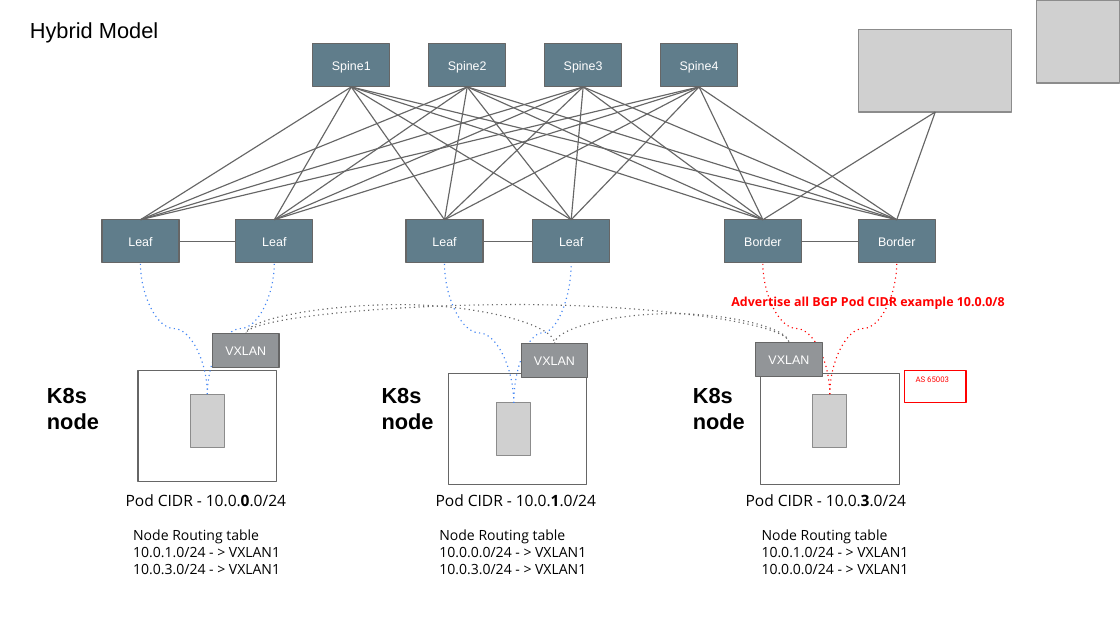
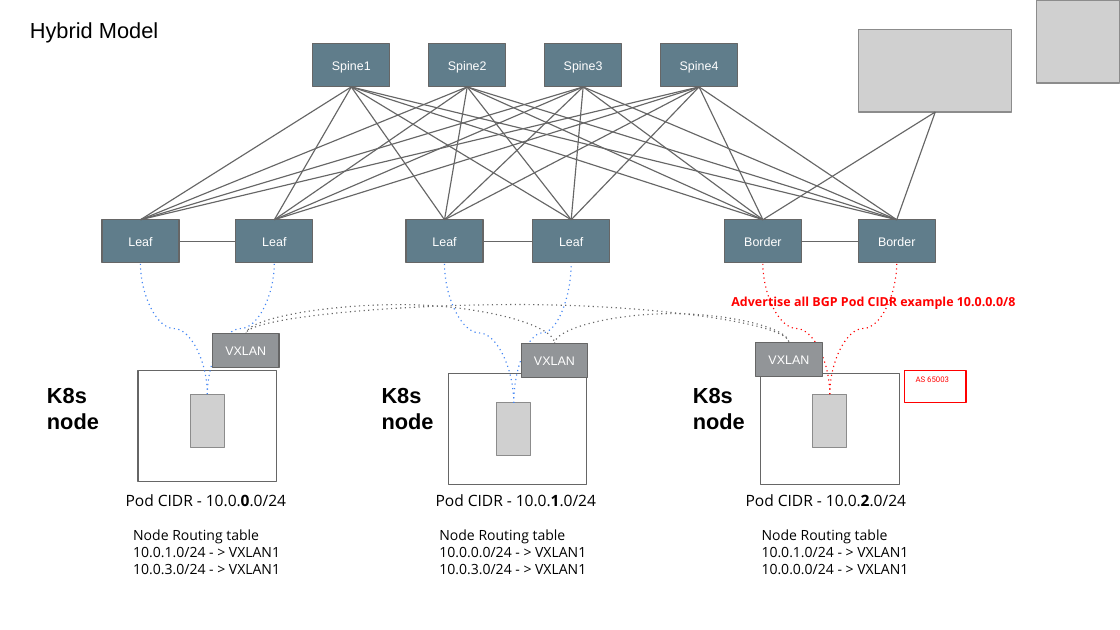
Before and after one commit to burnyd/nynog-k8s-networking-101, a slide deck: slide 14 of Nynog-K8s-networking-101.pptx. Drawn at 1120x630 pixels with LibreOffice and Linux fonts; fonts in the diff are those of the drawing; grey boxes stand for pictures. Boxes give left, top, right and bottom in pixels: in the first picture for what was removed or moved away, otherwise in the second. Text is boxed around its words. In the diff, an @@ line names an element or a change of style, - is before the commit and + after.

```diff
--- a/Nynog-K8s-networking-101.pptx
+++ b/Nynog-K8s-networking-101.pptx
@@ text at <box>731,295,1015,310</box>: text changed @@
-Advertise all BGP Pod CIDR example 10.0.0/8
+Advertise all BGP Pod CIDR example 10.0.0.0/8
@@ text at <box>746,494,906,506</box>: text changed @@
-Pod CIDR - 10.0.3.0/24
+Pod CIDR - 10.0.2.0/24
```
Also in this commit, not shown: 10 other slides changed.
